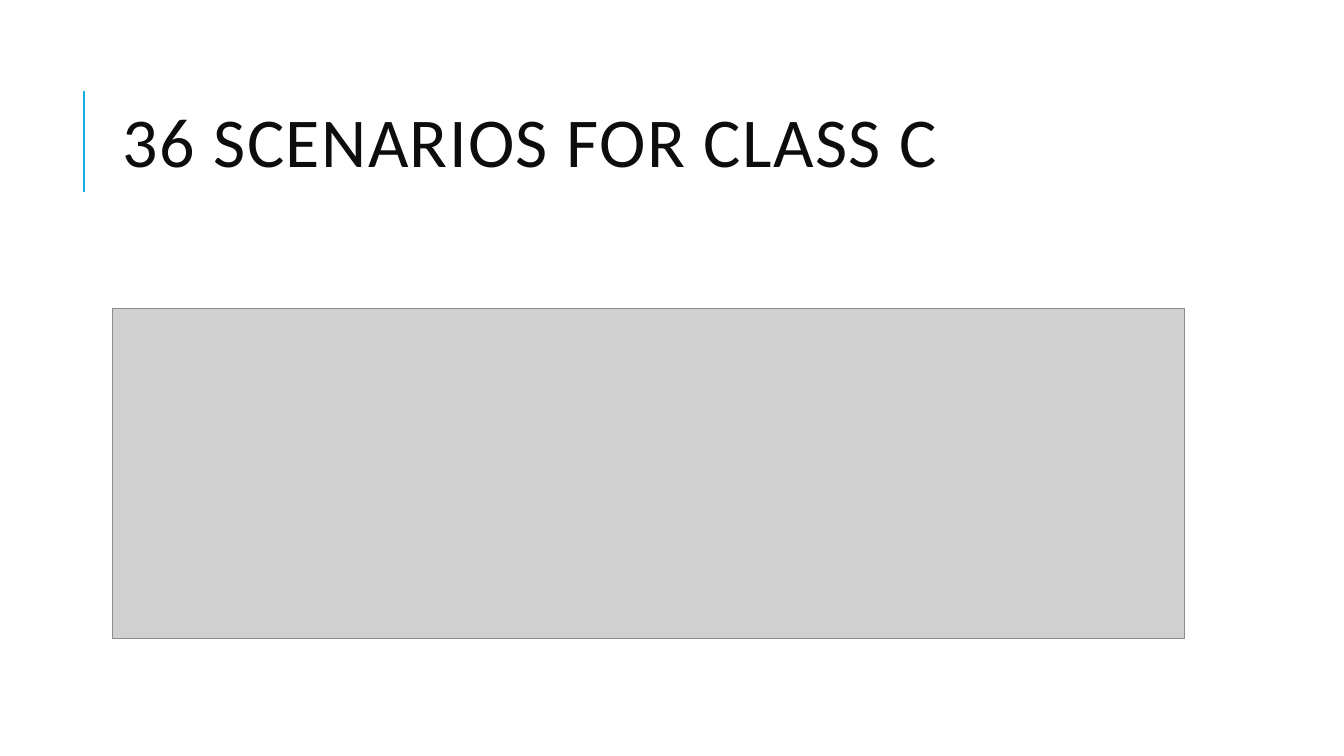
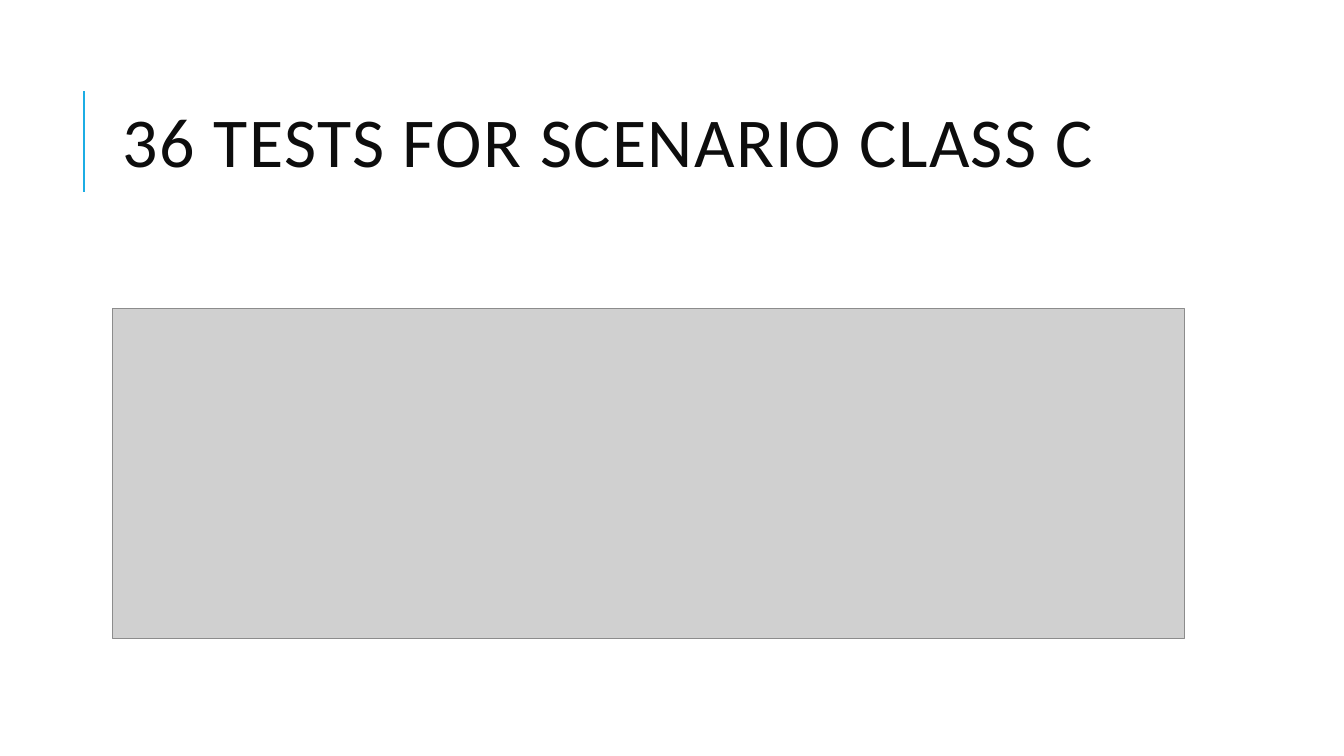
Before and after one commit to Swinburne-AV-Challenge-2021/Deliverable2, a slide deck: slide 14 of presentation/AVTest-Swinburne.pptx (slide 10 before the commit). Drawn at 1344x756 pixels with LibreOffice and Linux fonts; fonts in the diff are those of the drawing; grey boxes stand for pictures; background and template pictures are left out. Boxes give left, top, right and bottom in pixels: in the first picture for what was removed or moved away, otherwise in the second. Text is boxed around its words. In the diff, an @@ line names an element or a change of style, - is before the commit and + after.

```diff
--- a/presentation/AVTest-Swinburne.pptx
+++ b/presentation/AVTest-Swinburne.pptx
@@ title at bbox=[123, 119, 1092, 168]: text changed @@
-36 SCENARIOS FOR CLASS C
+36 TESTS FOR SCENARIO CLASS C
```
Also in this commit, not shown: 7 other slides changed, 8 slides added.
